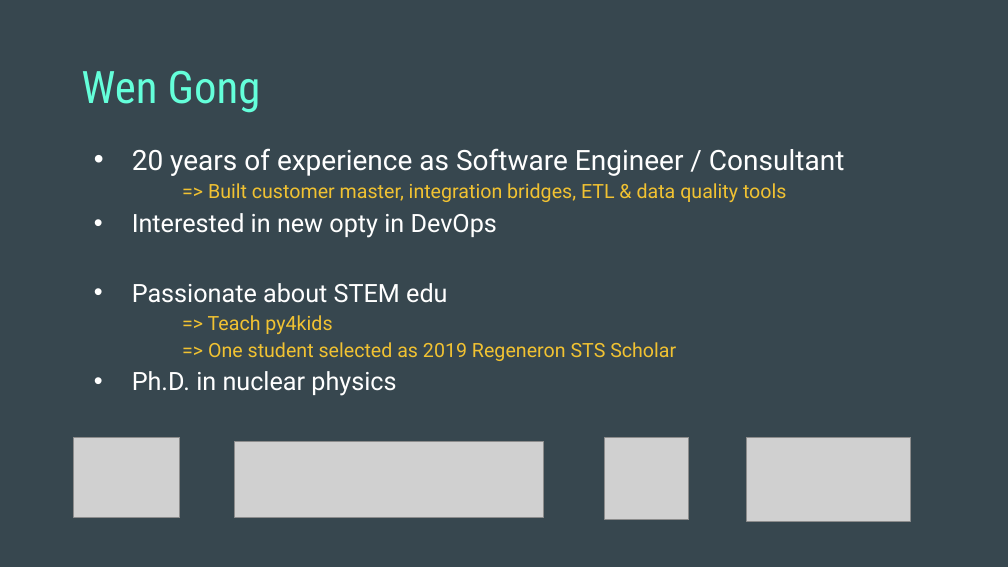
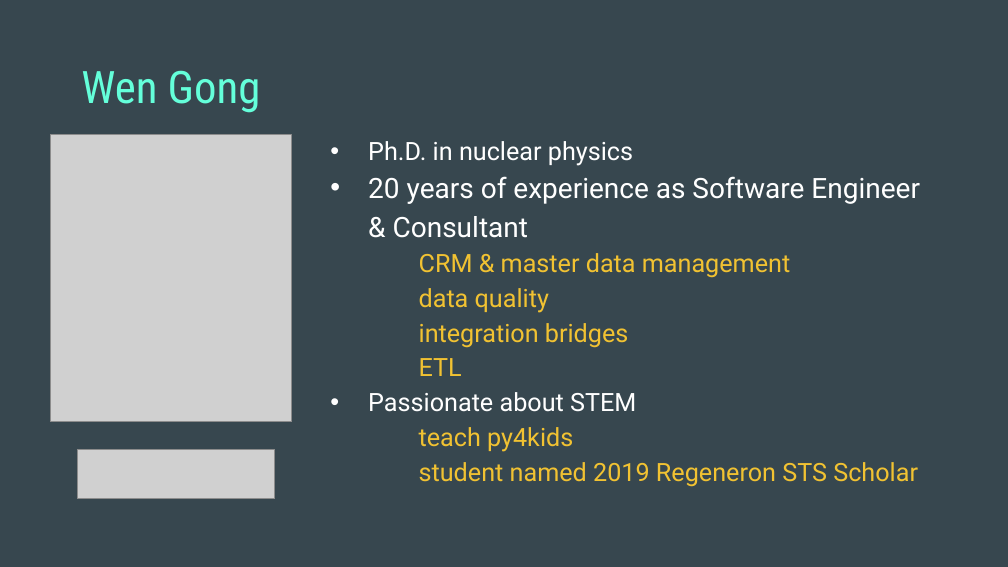
Before and after one commit to wgong/code2cloud, a slide deck: slide 9 of docs/code2cloud.pptx (slide 7 before the commit). Drawn at 1008x567 pixels with LibreOffice and Linux fonts; fonts in the diff are those of the drawing; grey boxes stand for pictures. Boxes give left, top, right and bottom in pixels: in the first picture for what was removed or moved away, otherwise in the second. Text is boxed around its words. In the diff, an @@ line names an element or a change of style, - is before the commit and + after.

```diff
--- a/docs/code2cloud.pptx
+++ b/docs/code2cloud.pptx
@@ picture added at bbox=[50, 135, 291, 422] @@
@@ text at bbox=[132, 148, 844, 361]: paragraphs removed @@
-• 20 years of experience as Software Engineer / Consultant
-=> Built customer master, integration bridges, ETL & data quality tools
-• Interested in new opty in DevOps
-• Passionate about STEM edu
-=> Teach py4kids
-=> One student selected as 2019 Regeneron STS Scholar
@@ text "Ph.D. in nuclear physics": place and size @@
-text "Ph.D. in nuclear physics" at bbox=[132, 148, 844, 396]
+text "Ph.D. in nuclear physics" at bbox=[368, 141, 920, 487]
@@ text at bbox=[368, 176, 920, 487]: paragraphs added @@
+• 20 years of experience as Software Engineer & Consultant
+CRM & master data management
+data quality
+integration bridges
+ETL
+• Passionate about STEM
+teach py4kids
+student named 2019 Regeneron STS Scholar
@@ picture removed at bbox=[74, 437, 179, 518] @@
@@ picture removed at bbox=[605, 437, 689, 520] @@
@@ picture removed at bbox=[746, 437, 910, 521] @@
@@ picture: place and size @@
-picture at bbox=[235, 442, 543, 518]
+picture at bbox=[78, 450, 275, 499]
```
Also in this commit, not shown: 1 other slide changed, 6 slides added, 7 slides removed, 1 other file.
